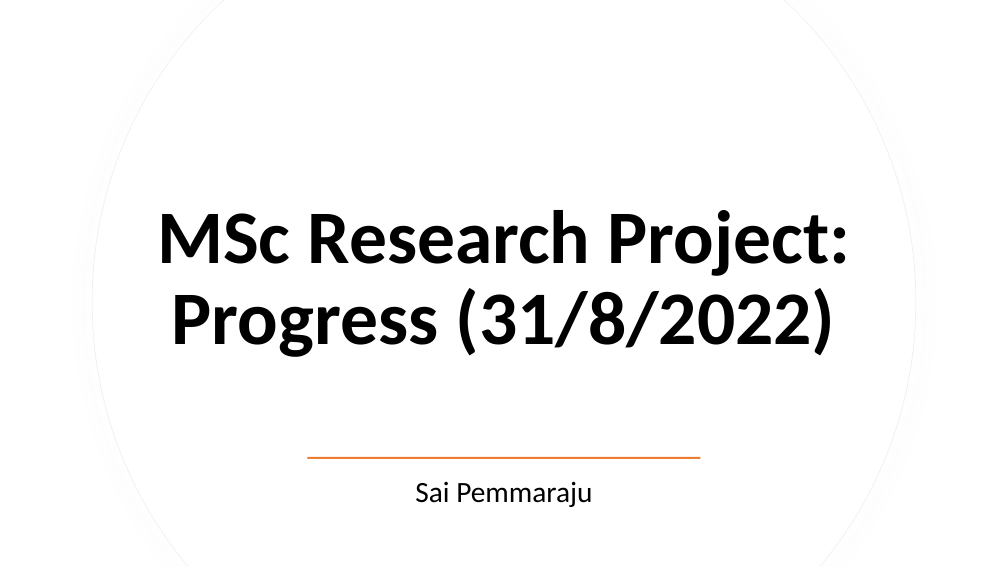
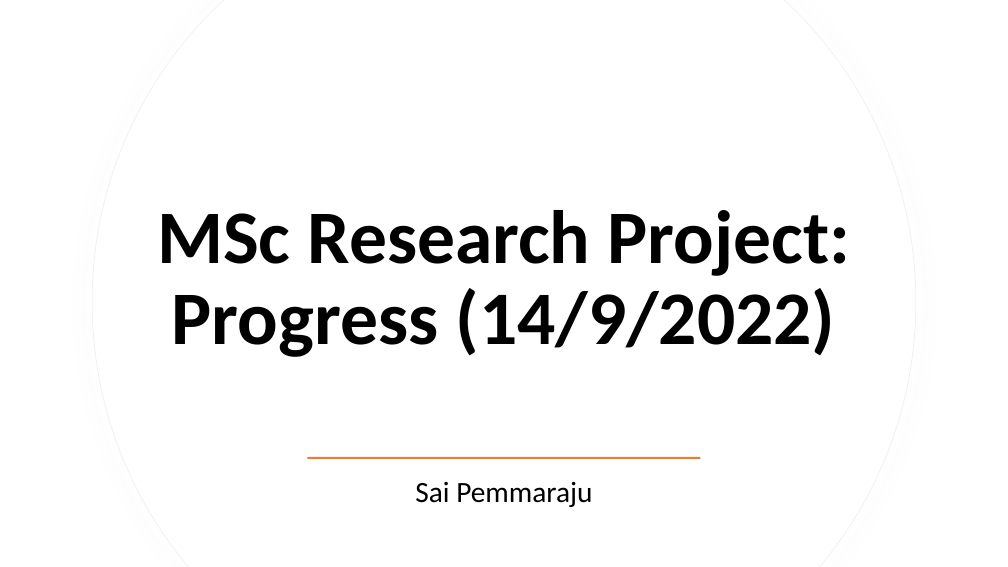
Before and after one commit to spemmaraju5/MSc-Physics-Monash-University, a slide deck: slide 1 of Research_Project/LHCb Starterkit/MSc Research Project Progress 31 Aug 2022.pptx. Drawn at 1008x567 pixels with LibreOffice and Linux fonts; fonts in the diff are those of the drawing. Boxes give left, top, right and bottom in pixels: in the first picture for what was removed or moved away, otherwise in the second. Text is boxed around its words. In the diff, an @@ line names an element or a change of style, - is before the commit and + after.

```diff
--- a/Research_Project/LHCb Starterkit/MSc Research Project Progress 31 Aug 2022.pptx
+++ b/Research_Project/LHCb Starterkit/MSc Research Project Progress 31 Aug 2022.pptx
@@ title at <box>157,210,850,357</box>: text changed @@
-MSc Research Project: Progress (31/8/2022)
+MSc Research Project: Progress (14/9/2022)
```
Also in this commit, not shown: 1 other slide changed, 2 slides added, 1 slide removed, 13 other files.
